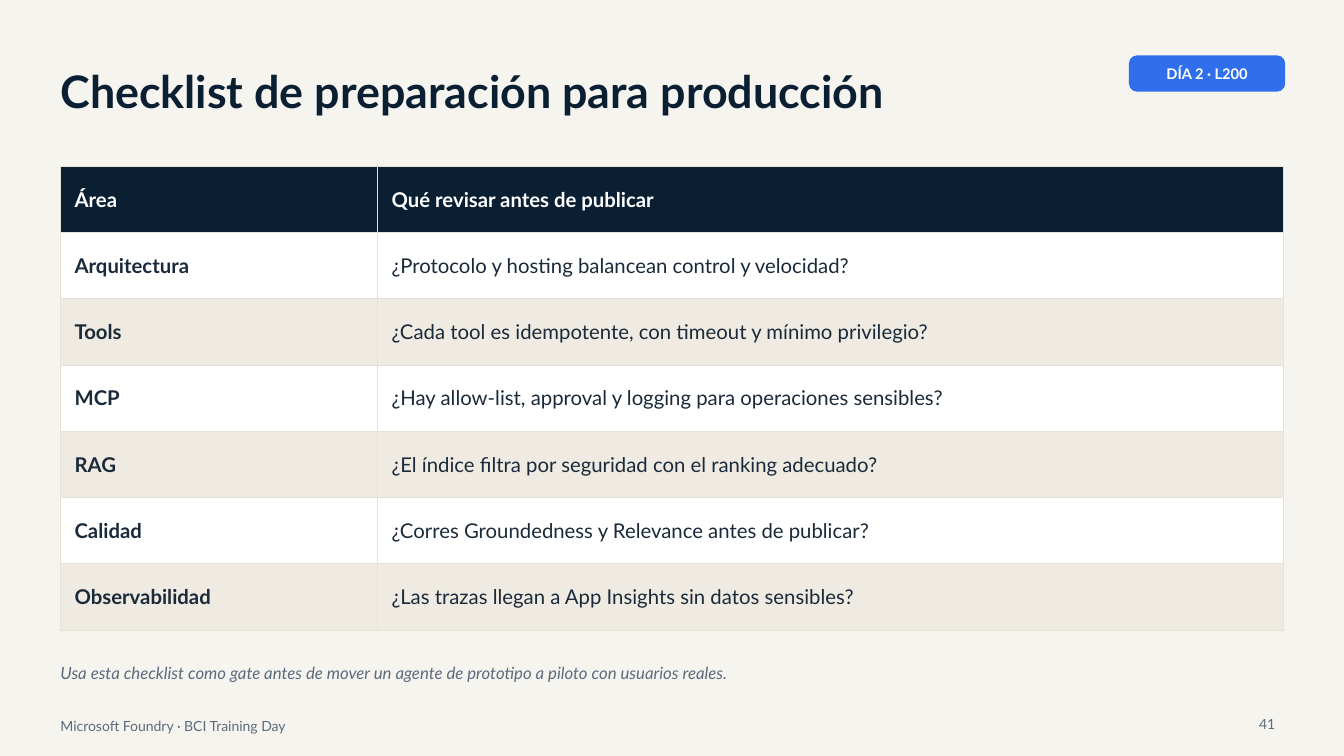
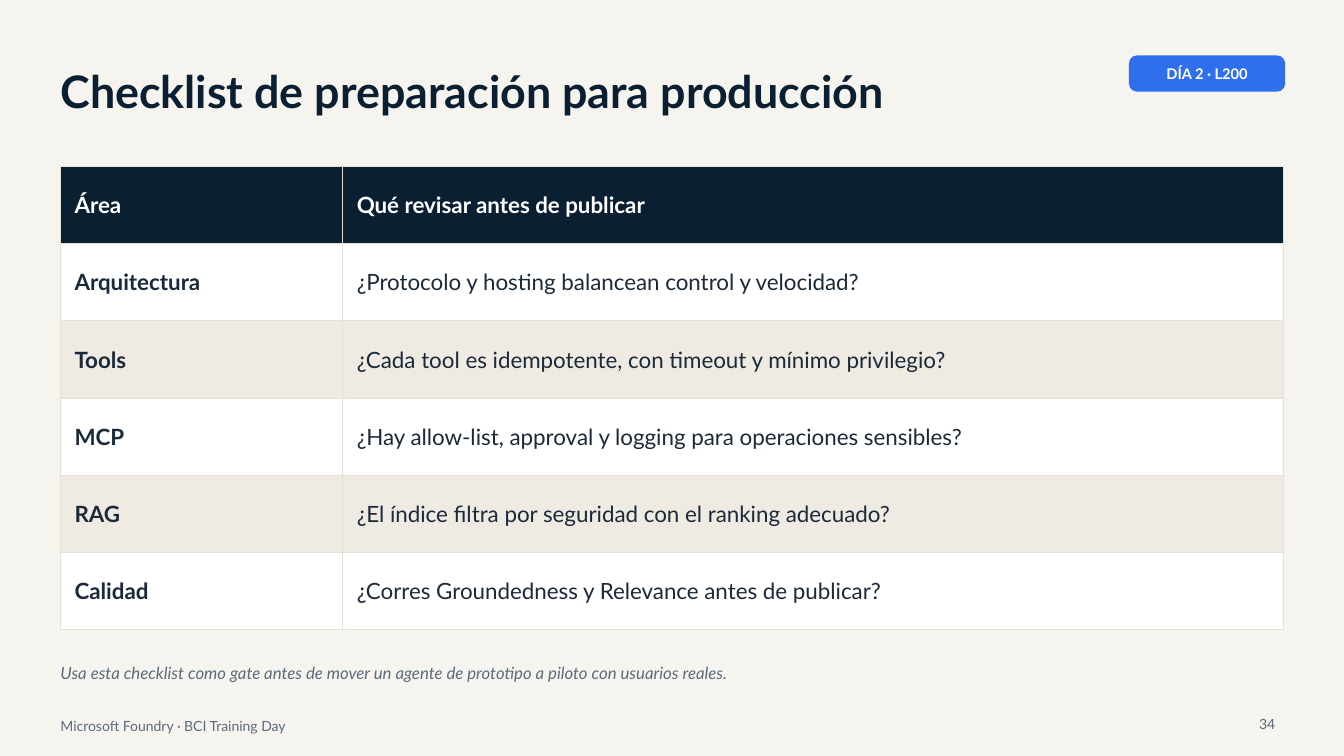
Before and after one commit to valegrajales/bci_workshop, a slide deck: slide 34 of presentaciones/BCI_Foundry_Dia2_L200_Agentes_RAG.pptx (slide 41 before the commit). Drawn at 1344x756 pixels with LibreOffice and Linux fonts; fonts in the diff are those of the drawing. Boxes give left, top, right and bottom in pixels: in the first picture for what was removed or moved away, otherwise in the second. Text is boxed around its words. In the diff, an @@ line names an element or a change of style, - is before the commit and + after.

```diff
--- a/presentaciones/BCI_Foundry_Dia2_L200_Agentes_RAG.pptx
+++ b/presentaciones/BCI_Foundry_Dia2_L200_Agentes_RAG.pptx
@@ table at (x1=60, y1=166, x2=1284, y2=607) @@
-row 7: Observabilidad | ¿Las trazas llegan a App Insights sin datos sensibles?
@@ page number at (x1=1259, y1=719, x2=1275, y2=729): text changed @@
-41
+34
```
Also in this commit, not shown: 9 other slides changed, 1 slide added, 8 slides removed, 18 other files.
